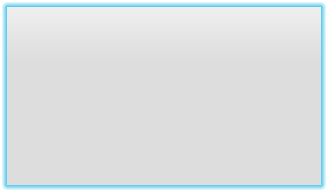
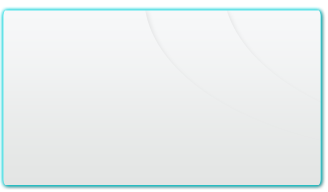
Layers edited between the first and the second 328x192 image:
added group "Groupe 1" with 2 layers above "Forme 1" over [144, 2, 326, 142]
added layer "Forme 2" (10%) in group "Groupe 1" over [144, 2, 326, 142]
added layer "Forme 2 copie" (10%) in group "Groupe 1" over [224, 2, 326, 106]
renamed "Calque 2" to "Forme 1", painted on it over [3, 7, 321, 185]
